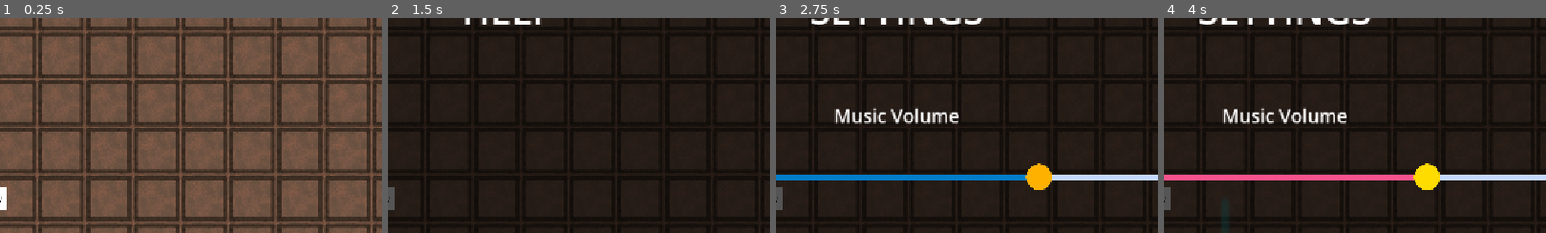
Above: before the commit, frames 1-4 (left to right).
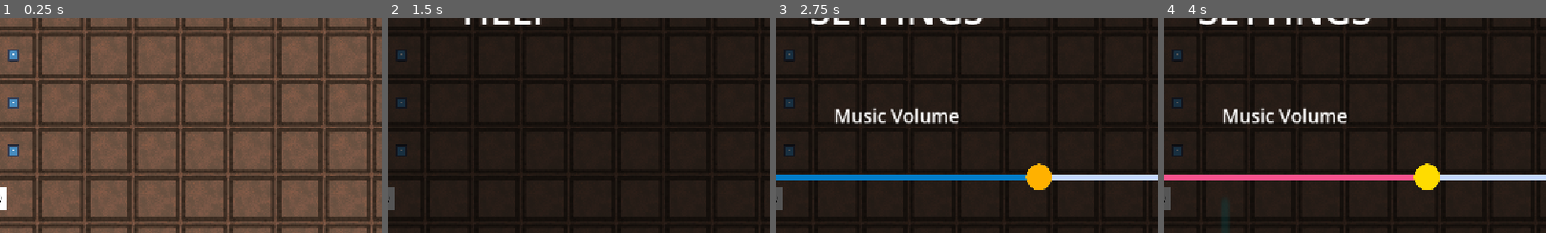
Above: after the commit, the same moments.

Repository: Wallted/ldjam-60
Game: Godot game, scene res://main.tscn
Two runs of this game, one before a commit and one after it. Both use one fixed random seed, a clock stepped at 60 frames per second and the inputs below. The engine's default icon, where the game draws it, is replaced by a stand-in: a white triangle on a blue panel in a dark square.
Inputs (mouse positions are % of the whole screen's width and height, from its top left):
- Up to frame 1 (0.25 s): no input
- Up to frame 2 (1.5 s): tap Enter at 0.5 s; move the mouse to (3, 17) at 0.52 s; hold W 0.53-1.25 s; tap R (rotate) at 0.6 s; click (3, 17) at 0.67 s; click (84, 5) at 1.25 s
- Up to frame 3 (2.75 s): click (95, 5) at 2 s
- Up to frame 4 (4 s): tap Space at 2.75 s; move the mouse to (30, 55) at 2.77 s; tap 1 (speak_1) at 2.85 s; tap Enter at 3.5 s; move the mouse to (3, 50) at 3.52 s; hold W from 3.53 s (still down); hold T from 3.53 s (still down); click (3, 50) at 3.67 s
The pictures show only the part of the screen within x 23-73%, y 8-58%; the shares and areas given below are measured in that part.

The runs differ from the first frame. In frame 1, 0.5% of the frame differs, in the area x 2-5%, y 14-65%; in frame 2, 0.3%; in frame 3, 0.3%; in frame 4, 0.3%.

Commit message:
feature: check win condition with gateways (#45)
Signed-off-by: Grzegorz Choinski <grzegorzchoinski97@gmail.com>

Diff:
--- a/game/game.gd
+++ b/game/game.gd
@@ -5,9 +5,10 @@
 @onready var room_manager: Node2D = %RoomManager
 
 func _on_room_manager_room_finished(_room: GameRoom) -> void:
+	prints('room finished:', _room.person_name, _room.name)
 	GameState.set_state(GameState.State.CUTSCENE)
-	# do sth
-	GameState.set_status(GameState.State.ACTION_FREE)
+	await get_tree().create_timer(2.0).timeout
+	GameState.set_state(GameState.State.ACTION_FREE)
 
 func _on_room_manager_level_changed(person_type: Enums.PersonType) -> void:
 	level_changed.emit(person_type)
--- a/game/game.tscn
+++ b/game/game.tscn
@@ -5,6 +5,8 @@
 [ext_resource type="Script" uid="uid://crrlec2d1bx6b" path="res://game/room_manager.gd" id="3_7jktm"]
 [ext_resource type="PackedScene" uid="uid://h802i5fumcjv" path="res://game/game_room.tscn" id="3_ryrav"]
 [ext_resource type="Script" uid="uid://5qdsl01hgnkk" path="res://game/door_resource.gd" id="4_ryrav"]
+[ext_resource type="Script" uid="uid://ce4p6kiokhrtc" path="res://game/gateway_resource.gd" id="6_u5opy"]
+[ext_resource type="Texture2D" uid="uid://rcf51jdb0ww7" path="res://icon.svg" id="7_y36n6"]
 
 [sub_resource type="Resource" id="Resource_bvpig"]
 script = ExtResource("4_ryrav")
@@ -37,6 +39,21 @@
 orientation = 2
 metadata/_custom_type_script = "uid://5qdsl01hgnkk"
 
+[sub_resource type="Resource" id="Resource_dxrkv"]
+script = ExtResource("6_u5opy")
+coord = Vector2(0, 1)
+metadata/_custom_type_script = "uid://ce4p6kiokhrtc"
+
+[sub_resource type="Resource" id="Resource_u5opy"]
+script = ExtResource("6_u5opy")
+coord = Vector2(0, 2)
+metadata/_custom_type_script = "uid://ce4p6kiokhrtc"
+
+[sub_resource type="Resource" id="Resource_y36n6"]
+script = ExtResource("6_u5opy")
+coord = Vector2(0, 3)
+metadata/_custom_type_script = "uid://ce4p6kiokhrtc"
+
 [node name="Game" type="Node2D" unique_id=1995553335]
 script = ExtResource("1_fc0e3")
 
@@ -87,8 +104,9 @@
 person_name = 4
 scale_ratio = 1
 parent_offset = Vector2(-1, -1)
+parent_room = NodePath("../FirstRoom2p5")
 doors = Array[ExtResource("4_ryrav")]([SubResource("Resource_fhkfd"), SubResource("Resource_7jktm")])
-parent_room = NodePath("../FirstRoom2p5")
+gateways = Array[ExtResource("6_u5opy")]([SubResource("Resource_dxrkv"), SubResource("Resource_u5opy"), SubResource("Resource_y36n6")])
 
 [connection signal="level_changed" from="RoomManager" to="." method="_on_room_manager_level_changed"]
 [connection signal="room_finished" from="RoomManager" to="." method="_on_room_manager_room_finished"]
--- a/game/game_room.gd
+++ b/game/game_room.gd
@@ -20,18 +20,25 @@
 @export
 var zoom_level: int
 @export
+var parent_room: GameRoom
+
+@export_group("Elements")
+@export
 var doors: Array[Door]
-
-@export
-var parent_room: GameRoom
+@export
+var gateways: Array[Gateway]
+
+var room_finished: bool
 
 var _tile_scene = preload("res://game/tile.tscn")
 var tile_list: Array[Tile]
-var door_list: Array[Tile]
 var room_size : Vector2 = Vector2(128.0, 128.0)
 var child_room_list : Array[GameRoom]
 var room_area_entered: bool
 
+var door_list: Array[Tile]
+var gateway_list: Array[Tile]
+
 @onready
 var grid: Node2D = $Grid
 @onready
@@ -52,6 +59,7 @@
 func _ready() -> void:
 	_setup_tiles()
 	_setup_doors()
+	_setup_gateways()
 	(collision_shape_2d.shape as RectangleShape2D).size = room_size
 	(sprite_2d.texture as PlaceholderTexture2D).size = room_size
 	scale = Vector2.ONE * pow(3.0, scale_ratio)
@@ -91,6 +99,21 @@
 			Enums.get_direction(_door.orientation),
 		)
 		door_list.append(_tile)
+
+func _setup_gateways() -> void:
+	for _gateway in gateways:
+		var _tile = get_tile(_gateway.coord)
+		_tile.enable_gateway(_gateway)
+		gateway_list.append(_tile)
+
+func check_is_room_finished(signal_finished: Signal) -> bool:
+	if not room_finished and gateway_list.size() > 0:
+		for _gateway in gateway_list:
+			if not _gateway.is_tile_powered():
+				return false
+		signal_finished.emit(self)
+		room_finished = true
+	return room_finished
 
 func get_size() -> Vector2:
 	return room_size * scale
@@ -163,10 +186,10 @@
 			var follow_tile = parent_room.get_tile(parent_tile_coords + door_tile.door_orientation)
 			if follow_tile:
 				if _disconnect:
-					follow_tile.has_energy = false
+					follow_tile.has_energy = true
 					follow_tile.is_source_exit = false
 				else:
-					follow_tile.has_energy = door_tile.has_energy
+					follow_tile.has_energy = true
 					follow_tile.is_source_exit = true
 
 		if door_tile.is_source_entry:
@@ -174,10 +197,10 @@
 			var follow_tile = parent_room.get_tile(parent_tile_coords - door_tile.door_orientation)
 			if follow_tile:
 				if _disconnect:
-					door_tile.has_energy = false
+					door_tile.has_energy = true
 					follow_tile.is_source_entry = false
 				else:
-					door_tile.has_energy = follow_tile.has_energy
+					door_tile.has_energy = true
 					follow_tile.is_source_entry = true
 
 var tween: Tween
--- /dev/null
+++ b/game/gateway_resource.gd
@@ -0,0 +1,7 @@
+extends Resource
+class_name Gateway
+
+@export
+var coord: Vector2
+@export
+var texture: Texture2D = preload("res://icon.svg")
--- a/game/room_manager.gd
+++ b/game/room_manager.gd
@@ -42,6 +42,9 @@
 func _process(_delta: float) -> void:
 	for room in room_list:
 		room.update_parent()
+
+	for room in room_list:
+		room.check_is_room_finished(room_finished)
 
 func _snap_rooms_together() -> void: # todo: horrendous, fix it
 	var dict : Dictionary[int, Array]
--- a/game/tile.gd
+++ b/game/tile.gd
@@ -68,9 +68,27 @@
 	_follow_tile = coords - door_orientation
 	is_source_entry = _follow_tile != clamp(_follow_tile, Vector2.ZERO, Vector2(8.0, 8.0))
 
+func enable_gateway(_gateway: Gateway) -> void:
+	var gateway = Sprite2D.new()
+	gateway.scale *= 0.25
+	gateway.texture = _gateway.texture
+	add_child(gateway)
+
 func rotate_tile() -> void:
 	var offset = Vector2(4.0, 4.0)
 	var temp_coord = coords - offset
 	var rotated_coord = Vector2(-temp_coord.y, temp_coord.x)
 	coords = rotated_coord + offset
 	door_orientation = Vector2(-door_orientation.y, door_orientation.x)
+
+func is_tile_powered() -> bool:
+	if (north_path != null and north_path.is_powered) or (west_path != null and west_path.is_powered):
+		return true
+	var south_tile := parent_room.get_tile(local_coords + Vector2.DOWN, true)
+	if south_tile != null and south_tile.north_path != null and south_tile.north_path.is_powered:
+		return true
+	var east_tile := parent_room.get_tile(local_coords + Vector2.RIGHT, true)
+	if east_tile != null and east_tile.west_path != null and east_tile.west_path.is_powered:
+		return true
+
+	return false
Not shown: 2 places in game/game.tscn that only renumber resources
Not shown, added: game/gateway_resource.gd.uid
